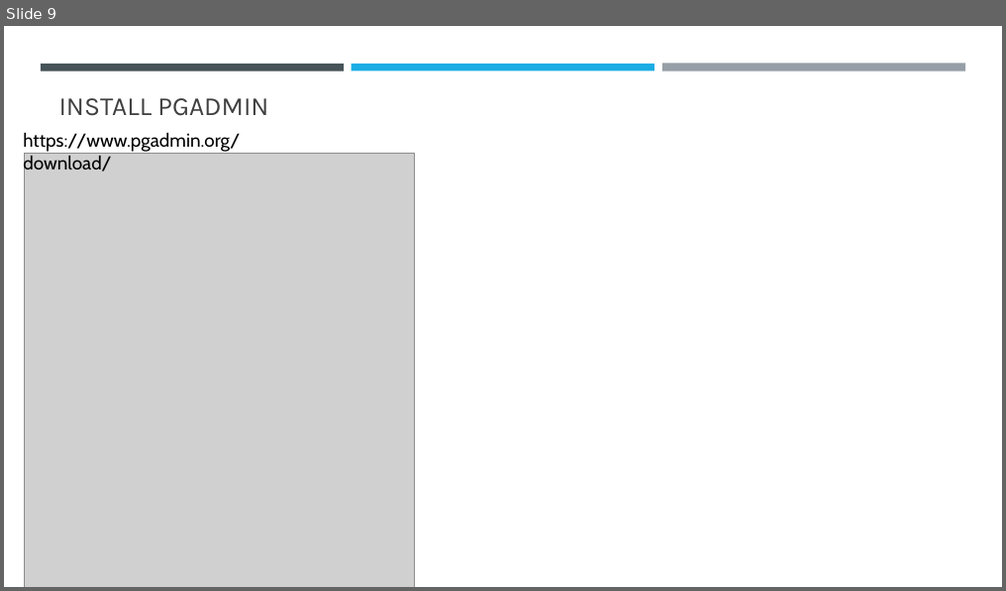
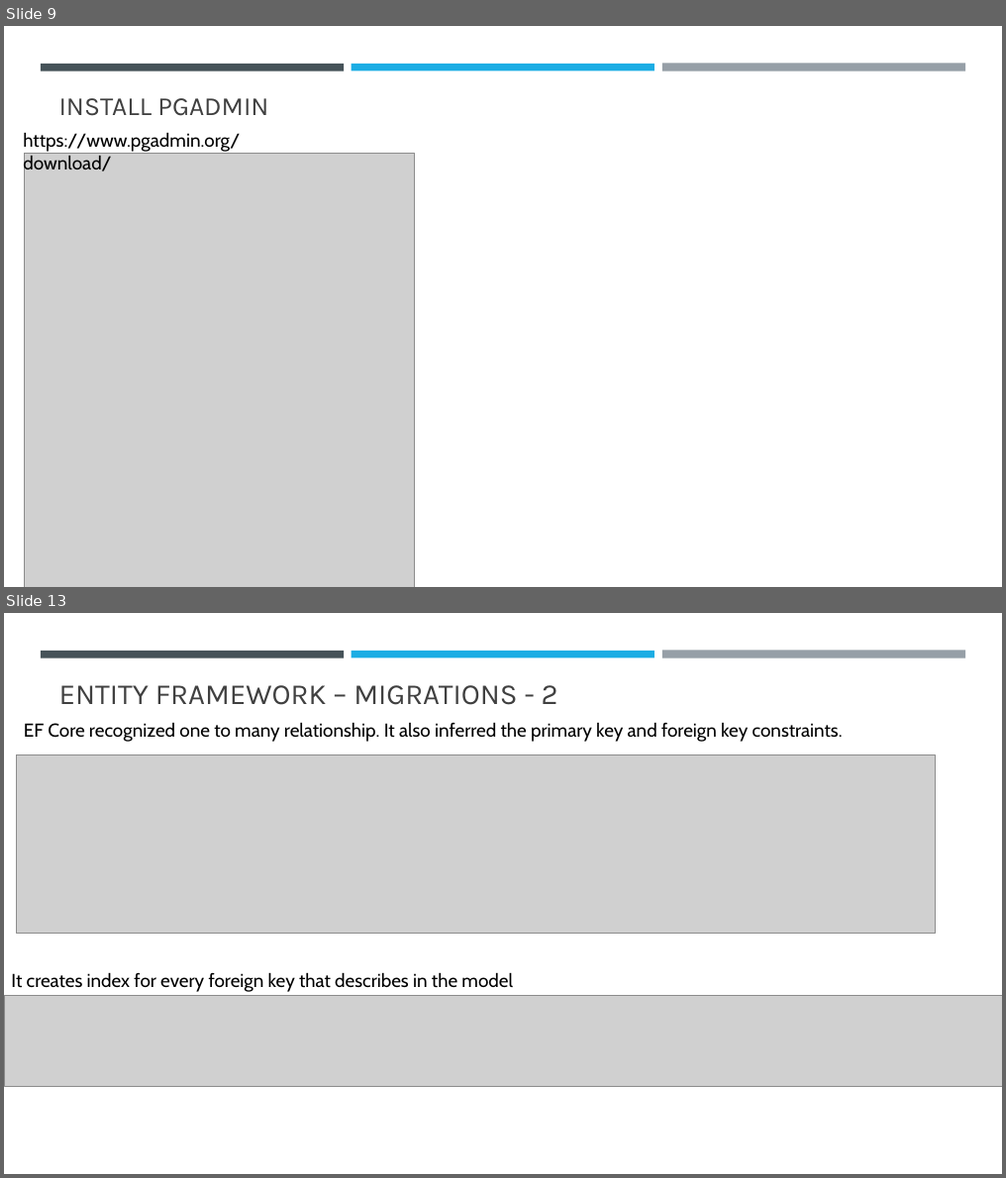
Before and after one commit to sansindia85/AzurePostgreSQL, a slide deck: Presentation/AzurePostgreSQl.pptx. Shown one above the other, each under a label of ours: slide 9 before the commit, slides 9 and 13 after it; the slides between them are not shown. The pictures are 1006x591 and 1006x1178 pixels, drawn with LibreOffice and Linux fonts; fonts in the diff are those of the drawing; grey boxes stand for pictures. Boxes give left, top, right and bottom in pixels: in the first picture for what was removed or moved away, otherwise in the second. Text is boxed around its words. In the diff, an @@ line names an element or a change of style, - is before the commit and + after.

```diff
--- a/Presentation/AzurePostgreSQl.pptx
+++ b/Presentation/AzurePostgreSQl.pptx
@@ slide 13 added at (4, 613, 1002, 1174), background #FFFFFF; not listed: 3 template elements that a slide beside it also shows @@
@@ title added at (59, 685, 558, 705), 28 pt, text #404040 @@
+ENTITY FRAMEWORK – MIGRATIONS - 2
@@ text added at (24, 722, 843, 742), 18 pt, text #000000 @@
+EF Core recognized one to many relationship. It also inferred the primary key and foreign key constraints.
@@ picture added at (17, 756, 936, 934) @@
@@ picture added at (4, 995, 1002, 1087) @@
@@ text added at (11, 972, 513, 992), 18 pt, text #000000 @@
+It creates index for every foreign key that describes in the model
```
Also in this commit, not shown: 9 other slides added, 20 other files.
